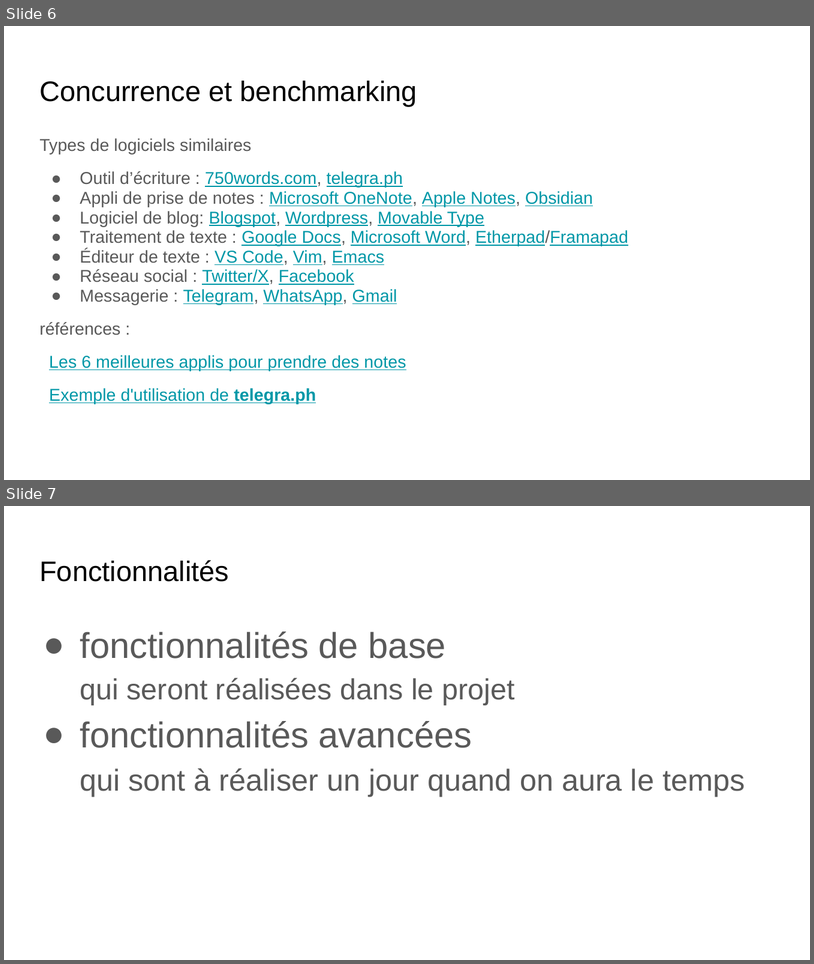
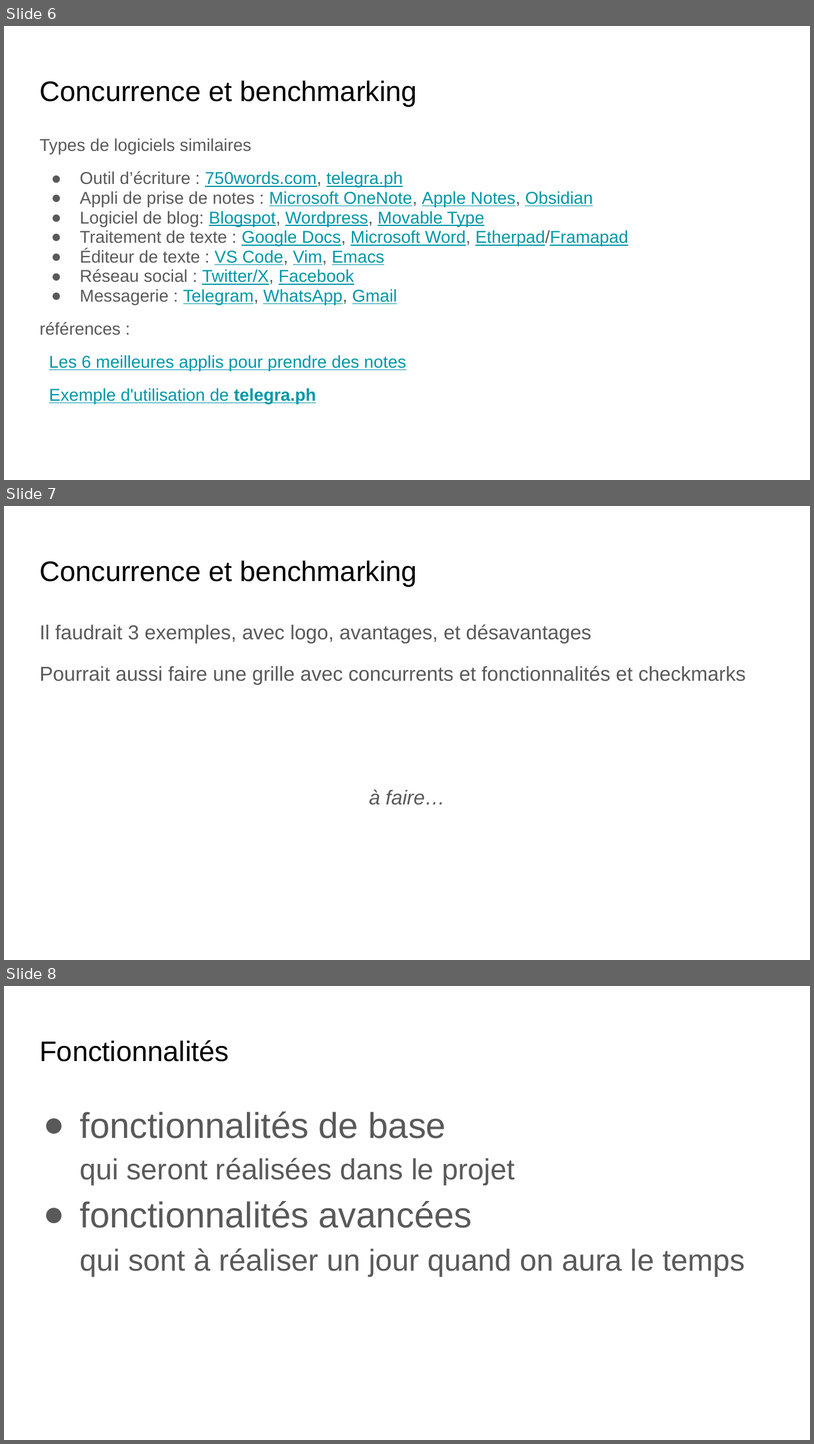
Before and after one commit to kaicarver/htmlcdag2, a slide deck: projet/Projet Application.pptx. Shown one above the other, each under a label of ours: slides 6 and 7 before the commit, slides 6, 7 and 8 after it. The pictures are 814x964 and 814x1444 pixels, drawn with LibreOffice and Linux fonts; fonts in the diff are those of the drawing. Boxes give left, top, right and bottom in pixels: in the first picture for what was removed or moved away, otherwise in the second. Text is boxed around its words. In the diff, an @@ line names an element or a change of style, - is before the commit and + after.

```diff
--- a/projet/Projet Application.pptx
+++ b/projet/Projet Application.pptx
@@ slide 7 added at (4,506,810,960), background #FFFFFF @@
@@ title added at (39,561,417,586), 25.2 pt, text #000000 @@
+Concurrence et benchmarking
@@ text added at (39,624,746,805), 18 pt, text #595959 @@
+Il faudrait 3 exemples, avec logo, avantages, et désavantages
+Pourrait aussi faire une grille avec concurrents et fonctionnalités et checkmarks
+à faire…
@@ what was slide 7 is now slide 8 @@
```
Also in this commit, not shown: 1 slide changed.
